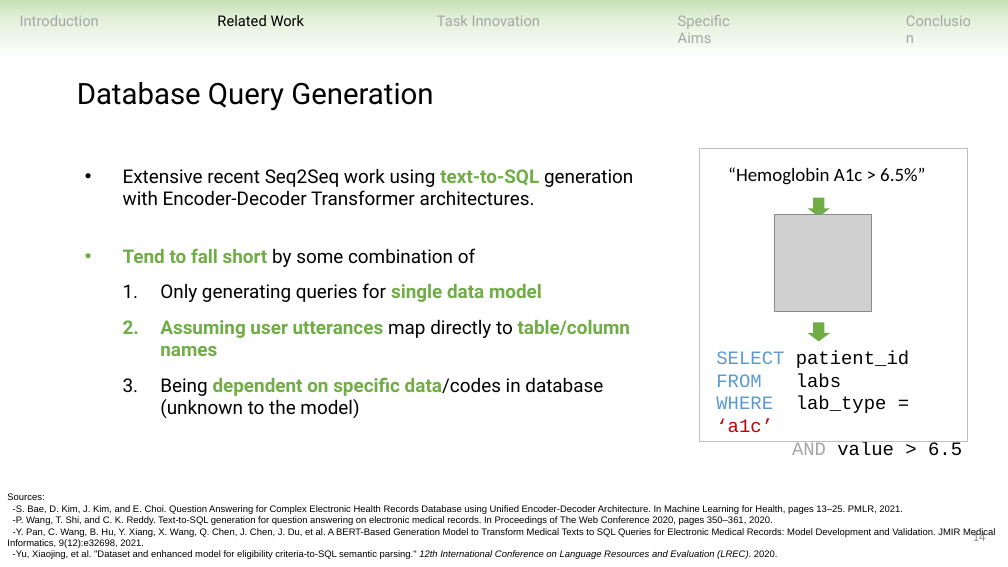
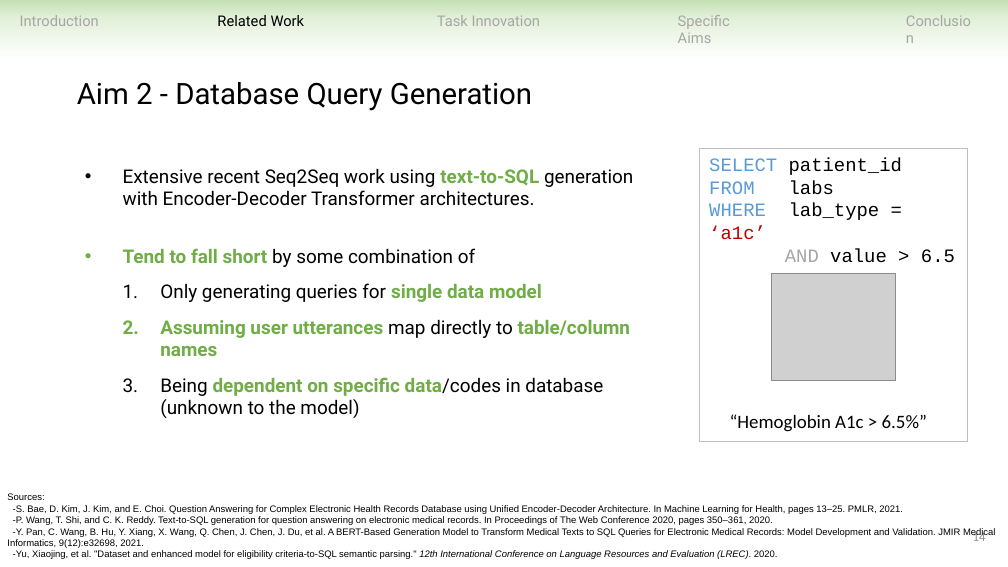
Before and after one commit to ndobb/dissertation, a slide deck: slide 14 of 4_general_exam/presentation/nic_dobbins_general_exam.pptx. Drawn at 1008x567 pixels with LibreOffice and Linux fonts; fonts in the diff are those of the drawing; grey boxes stand for pictures. Boxes give left, top, right and bottom in pixels: in the first picture for what was removed or moved away, otherwise in the second. Text is boxed around its words. In the diff, an @@ line names an element or a change of style, - is before the commit and + after.

```diff
--- a/4_general_exam/presentation/nic_dobbins_general_exam.pptx
+++ b/4_general_exam/presentation/nic_dobbins_general_exam.pptx
@@ text at [77,82,532,111]: text changed @@
-Database Query Generation
+Aim 2 - Database Query Generation
@@ text "SELECT patient_id": place and size @@
-text "SELECT patient_id" at [716,351,962,455]
+text "SELECT patient_id" at [709,158,955,263]
@@ right arrow removed at [807,198,830,217] @@
@@ picture removed at [774,214,872,312] @@
@@ picture added at [771,273,896,380] @@
@@ right arrow removed at [807,323,830,341] @@
@@ text "“Hemoglobin A1c > 6.5%”": place and size @@
-text "“Hemoglobin A1c > 6.5%”" at [728,167,925,185]
+text "“Hemoglobin A1c > 6.5%”" at [730,414,927,432]
```
Also in this commit, not shown: 17 other slides changed, 3 slides added, 2 slides removed.
